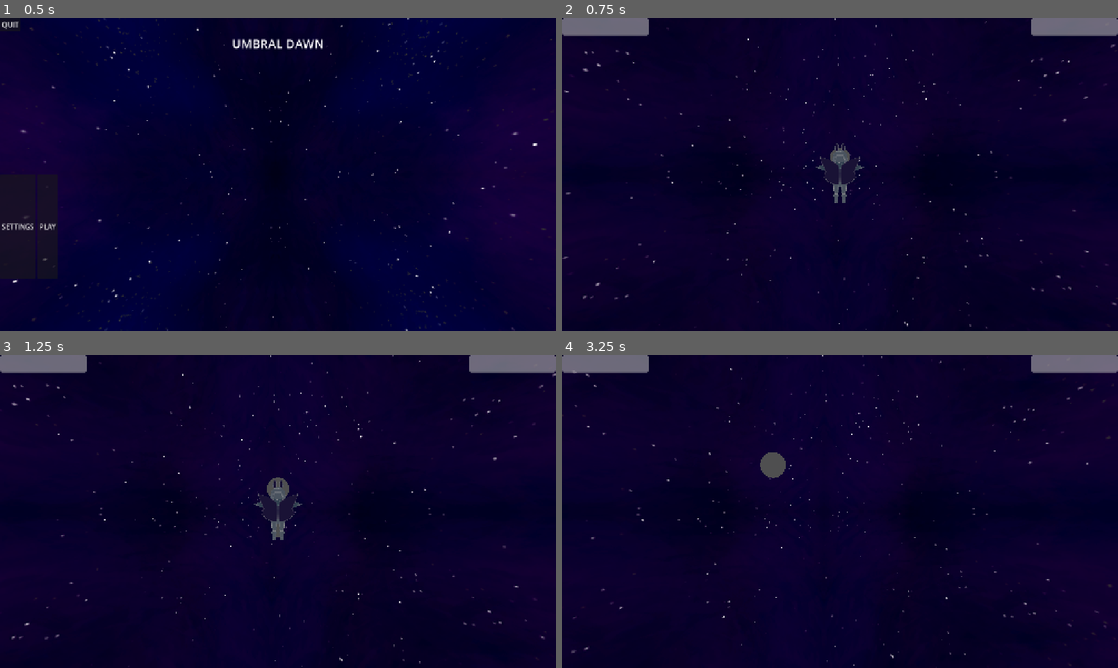
Above: before the commit, frames 1-4 (two rows, left to right).
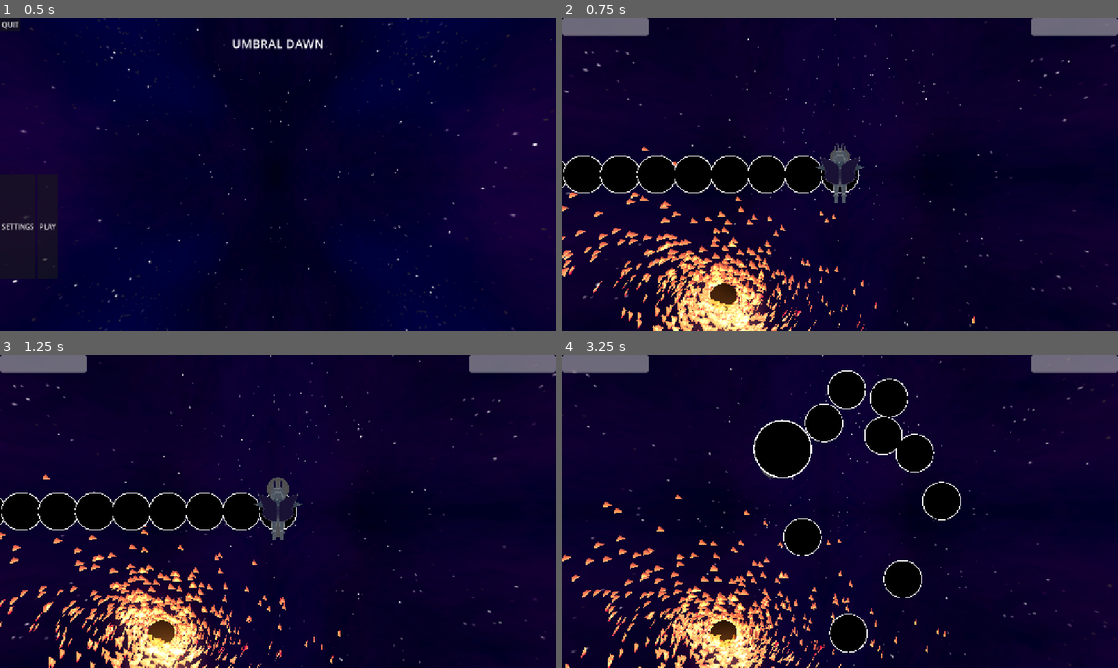
Above: after the commit, the same moments.

Repository: thomaskareka/csce552-3d
Game: Godot game, scene res://scenes/MainMenu.tscn
Same seed, same stepped clock (60 frames per second), same inputs: the game is played once before the commit and once after it.
Inputs (mouse positions are in pixels of both pictures, inside the frame that each line leads up to):
- Up to frame 1 (0.5 s): no input
- Up to frame 2 (0.75 s): click "PLAY" at 0.5 s
- Up to frame 3 (1.25 s): no input
- Up to frame 4 (3.25 s): move the mouse to (867, 511) at 1.27 s; press the mouse at (867, 511) at 1.28 s; hold W (move_up) from 1.28 s (still down); move the mouse to (812, 511) at 2.02 s; release the mouse at (812, 511) at 2.03 s; right-click (812, 511) at 2.1 s; move the mouse to (851, 505) at 2.77 s; press the mouse at (851, 505) at 2.78 s

Frame 1 is identical in both runs. In frame 2, 10% of the frame differs, in the area x 0-75%, y 41-100%; in frame 3, 10%; in frame 4, 13%, in the area x 0-72%, y 4-100%.

Commit message:
boss blob mesh + environment black hole

Diff:
--- /dev/null
+++ b/assets/black_hole_gradient.tres
@@ -0,0 +1,8 @@
+[gd_resource type="GradientTexture1D" load_steps=2 format=3 uid="uid://dp3eypt20twsn"]
+
+[sub_resource type="Gradient" id="Gradient_ul6pb"]
+offsets = PackedFloat32Array(0, 0.34586465, 0.66416043, 1)
+colors = PackedColorArray(0.741991, 0, 0.09719, 1, 1, 0.8509804, 0.4, 1, 1, 0.54901963, 0.22745098, 0.78431374, 1, 0.47843137, 0, 0)
+
+[resource]
+gradient = SubResource("Gradient_ul6pb")
--- a/objects/Environment.tscn
+++ b/objects/Environment.tscn
@@ -1,6 +1,7 @@
-[gd_scene load_steps=6 format=3 uid="uid://dyafskg3ggf6v"]
+[gd_scene load_steps=16 format=3 uid="uid://dyafskg3ggf6v"]
 
 [ext_resource type="Texture2D" uid="uid://dvglyiyxd4sj4" path="res://assets/space_skybox2.png" id="1_p2sof"]
+[ext_resource type="Texture2D" uid="uid://dp3eypt20twsn" path="res://assets/black_hole_gradient.tres" id="2_62m2q"]
 
 [sub_resource type="Shader" id="Shader_xpuop"]
 code = "shader_type sky;
@@ -31,9 +32,114 @@
 ambient_light_energy = 0.31
 glow_enabled = true
 
+[sub_resource type="ParticleProcessMaterial" id="ParticleProcessMaterial_p2sof"]
+emission_shape = 6
+emission_ring_axis = Vector3(0, 90, 0)
+emission_ring_height = 2.0
+emission_ring_radius = 8.0
+emission_ring_inner_radius = 4.0
+emission_ring_cone_angle = 20.0
+flatness = 1.0
+gravity = Vector3(0, 0, 0)
+radial_accel_min = -40.0
+radial_accel_max = -20.000002
+tangential_accel_min = 19.999998
+tangential_accel_max = 39.999996
+damping_min = 10.0
+damping_max = 20.0
+
+[sub_resource type="Curve" id="Curve_n0qil"]
+_data = [Vector2(0, 1), 0.0, -0.75960696, 0, 1, Vector2(0.99999, 0.24040067), 0.0, 0.0, 0, 0, Vector2(1, 0), -24007.465, 0.0, 1, 0]
+point_count = 3
+
+[sub_resource type="StandardMaterial3D" id="StandardMaterial3D_mjx3w"]
+transparency = 1
+blend_mode = 1
+depth_draw_mode = 1
+albedo_texture = ExtResource("2_62m2q")
+emission_enabled = true
+emission = Color(1, 0.7647059, 0.41960785, 1)
+emission_operator = 1
+emission_on_uv2 = true
+emission_texture = ExtResource("2_62m2q")
+use_particle_trails = true
+
+[sub_resource type="TubeTrailMesh" id="TubeTrailMesh_62m2q"]
+material = SubResource("StandardMaterial3D_mjx3w")
+add_uv2 = true
+radius = 0.6
+sections = 12
+section_length = 0.1
+section_rings = 2
+curve = SubResource("Curve_n0qil")
+
+[sub_resource type="StandardMaterial3D" id="StandardMaterial3D_n0qil"]
+transparency = 1
+blend_mode = 1
+albedo_color = Color(1, 0.90588236, 0.6392157, 1)
+use_particle_trails = true
+stencil_flags = 2
+
+[sub_resource type="ParticleProcessMaterial" id="ParticleProcessMaterial_mjx3w"]
+emission_shape = 6
+emission_ring_axis = Vector3(0, 90, 1)
+emission_ring_height = 1.0
+emission_ring_radius = 8.0
+emission_ring_inner_radius = 2.0
+emission_ring_cone_angle = 90.0
+gravity = Vector3(0, 0, 0)
+radial_accel_min = -80.0
+radial_accel_max = -20.000002
+tangential_accel_min = 19.999998
+tangential_accel_max = 39.999996
+damping_min = 0.1
+damping_max = 0.3
+
+[sub_resource type="RibbonTrailMesh" id="RibbonTrailMesh_w0p17"]
+size = 4.0
+section_segments = 16
+
+[sub_resource type="StandardMaterial3D" id="StandardMaterial3D_62m2q"]
+albedo_color = Color(0, 0, 0, 1)
+emission_enabled = true
+
+[sub_resource type="SphereMesh" id="SphereMesh_7nf2k"]
+material = SubResource("StandardMaterial3D_62m2q")
+radius = 2.0
+height = 4.0
+
 [node name="WorldEnvironment" type="WorldEnvironment"]
 environment = SubResource("Environment_mjx3w")
 
 [node name="DirectionalLight3D" type="DirectionalLight3D" parent="."]
 transform = Transform3D(-1, 6.181723e-08, -6.181723e-08, 0, 0.7071067, 0.7071067, 8.742278e-08, 0.7071067, -0.7071067, 0, 20, -20)
 visible = false
+
+[node name="BlackHole" type="Node3D" parent="."]
+transform = Transform3D(1, 0, 0, 0, 1, 0, 0, 0, 1, 17.795395, -18.738552, 77.501175)
+
+[node name="GPUParticles3D2" type="GPUParticles3D" parent="BlackHole"]
+transform = Transform3D(0.92083865, -0.36534232, -0.13631253, 0.38994375, 0.86274326, 0.3218973, 0, -0.3495697, 0.93691033, 0, 0, 0)
+amount = 700
+lifetime = 4.0
+preprocess = 4.0
+local_coords = true
+transform_align = 2
+trail_enabled = true
+trail_lifetime = 0.5
+process_material = SubResource("ParticleProcessMaterial_p2sof")
+draw_pass_1 = SubResource("TubeTrailMesh_62m2q")
+
+[node name="GPUParticles3D" type="GPUParticles3D" parent="BlackHole"]
+visible = false
+material_override = SubResource("StandardMaterial3D_n0qil")
+amount = 500
+lifetime = 4.0
+preprocess = 2.0
+trail_enabled = true
+trail_lifetime = 0.5
+process_material = SubResource("ParticleProcessMaterial_mjx3w")
+draw_pass_1 = SubResource("RibbonTrailMesh_w0p17")
+
+[node name="MeshInstance3D" type="MeshInstance3D" parent="BlackHole"]
+mesh = SubResource("SphereMesh_7nf2k")
--- a/objects/boss01/BossBlob.tscn
+++ b/objects/boss01/BossBlob.tscn
@@ -10,6 +10,24 @@
 
 [sub_resource type="SphereShape3D" id="SphereShape3D_rwklj"]
 radius = 1.0
+
+[sub_resource type="StandardMaterial3D" id="StandardMaterial3D_rwklj"]
+shading_mode = 0
+albedo_color = Color(0, 0, 0, 1)
+
+[sub_resource type="SphereMesh" id="SphereMesh_reay4"]
+material = SubResource("StandardMaterial3D_rwklj")
+radius = 1.0
+height = 2.0
+
+[sub_resource type="StandardMaterial3D" id="StandardMaterial3D_fptie"]
+cull_mode = 1
+shading_mode = 0
+
+[sub_resource type="SphereMesh" id="SphereMesh_l4ymu"]
+material = SubResource("StandardMaterial3D_fptie")
+radius = 1.05
+height = 2.1
 
 [node name="BossBlob" type="RigidBody3D" groups=["Enemy"]]
 collision_layer = 256
@@ -30,3 +48,9 @@
 [node name="CollisionShape3D" type="CollisionShape3D" parent="EntityCollider"]
 shape = SubResource("SphereShape3D_rwklj")
 debug_color = Color(0.9882353, 0, 0, 0.41960785)
+
+[node name="MeshInstance3D" type="MeshInstance3D" parent="."]
+mesh = SubResource("SphereMesh_reay4")
+
+[node name="MeshInstance3D" type="MeshInstance3D" parent="MeshInstance3D"]
+mesh = SubResource("SphereMesh_l4ymu")
Not shown: 1 places in objects/boss01/BossBlob.tscn that only renumber resources
